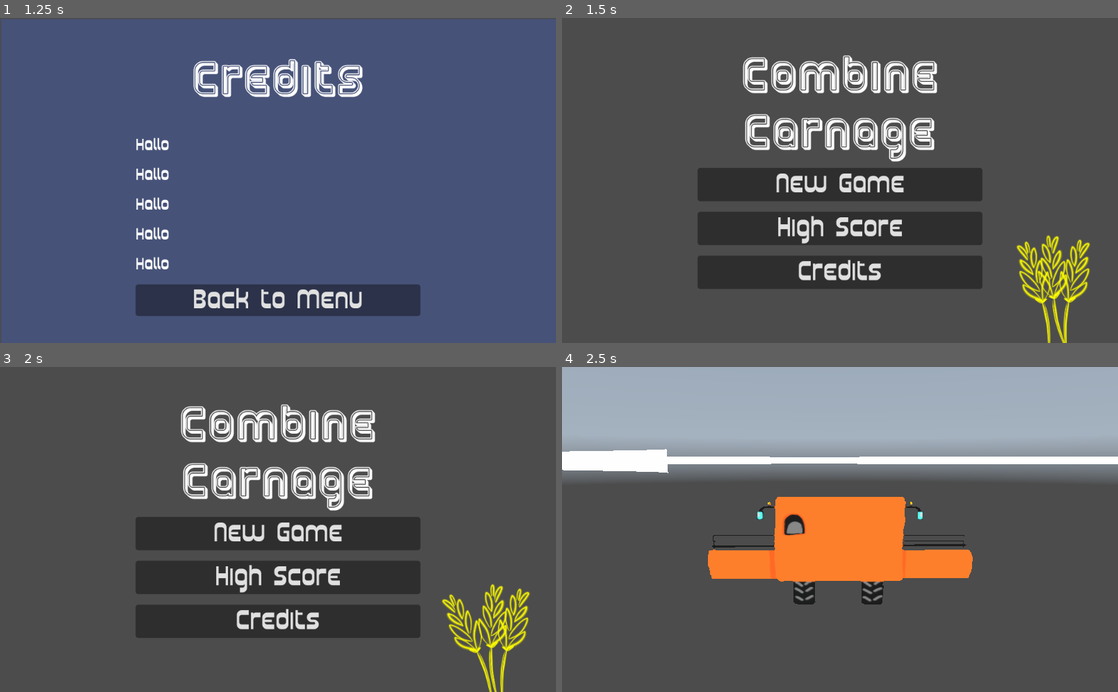
Above: before the commit, frames 1-4 (two rows, left to right).
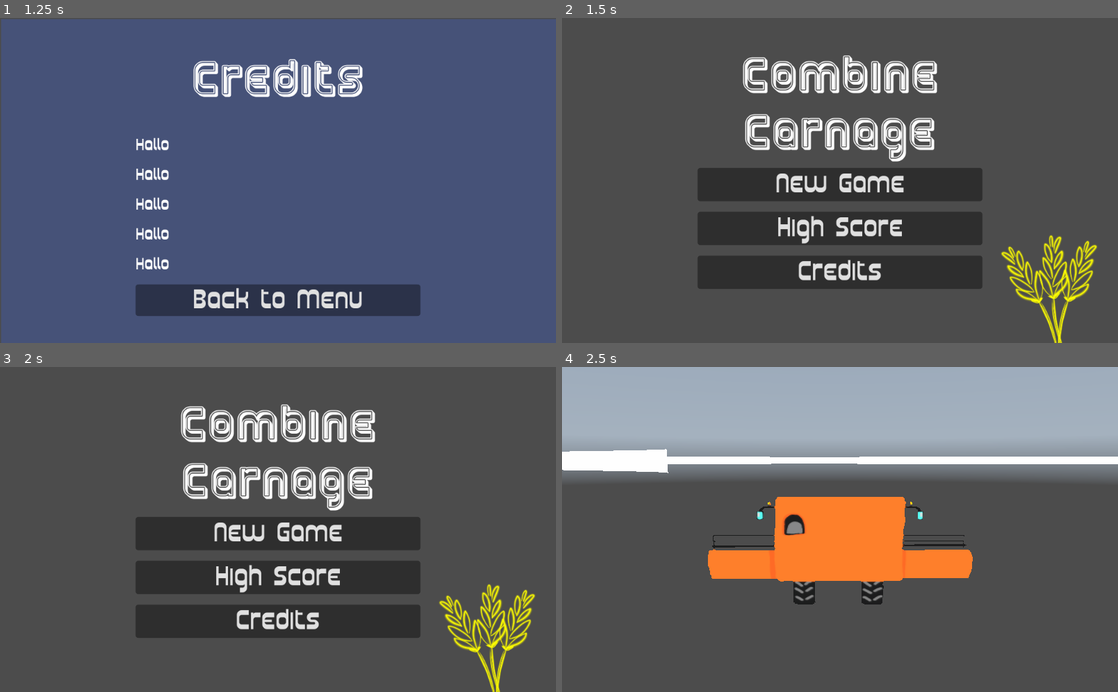
Above: after the commit, the same moments.

Repository: Timendus/ld52
Game: Godot game, scene res://Credits.tscn
The game is run twice, just before and just after one commit, with the same random seed, the same clock (stepped at 60 frames per second) and the same inputs. This scene is started directly instead of the project's main scene. A sky picture missing from this copy of the repository is replaced by a grey-blue gradient.
Inputs:
- Up to frame 1 (1.25 s): tap Enter at 0.5 s; hold Right (right) from 0.53 s (still down)
- Up to frame 2 (1.5 s): release Right (right) at 1.25 s; click "Back to Menu" at 1.25 s
- Up to frame 3 (2 s): no input
- Up to frame 4 (2.5 s): click "New Game" at 2 s

Frame 1 is identical in both runs. In frame 2, 2.1% of the frame differs, in the area x 79-97%, y 66-100%; in frame 3, 1.9%; in frame 4, nothing differs.

Commit message:
Credits connection fixed

Diff:
--- a/MainMenu.tscn
+++ b/MainMenu.tscn
@@ -166,7 +166,8 @@
 scale = Vector2( 0.15, 0.15 )
 frames = SubResource( 6 )
 animation = "weave"
-frame = 3
+frame = 5
 playing = true
 
 [connection signal="button_up" from="MainMenu/MarginContainer/VBoxContainer/VBoxContainer/MarginContainer/New Game Button" to="MainMenu" method="_on_New_Game_Button_button_up"]
+[connection signal="button_up" from="MainMenu/MarginContainer/VBoxContainer/VBoxContainer/MarginContainer3/Credits Button" to="MainMenu" method="_on_Credits_Button_button_up"]
--- a/main.tscn
+++ b/main.tscn
@@ -69,7 +69,6 @@
 curve = SubResource( 11 )
 
 [node name="CSGPolygon" type="CSGPolygon" parent="Track level 1/Path"]
-transform = Transform( 1, 0, 0, 0, 1, 0, 0, 0, 1, 0, 0, 0 )
 use_collision = true
 polygon = PoolVector2Array( -5, 0, -5, 1, 5, 1, 5, 0 )
 mode = 2
